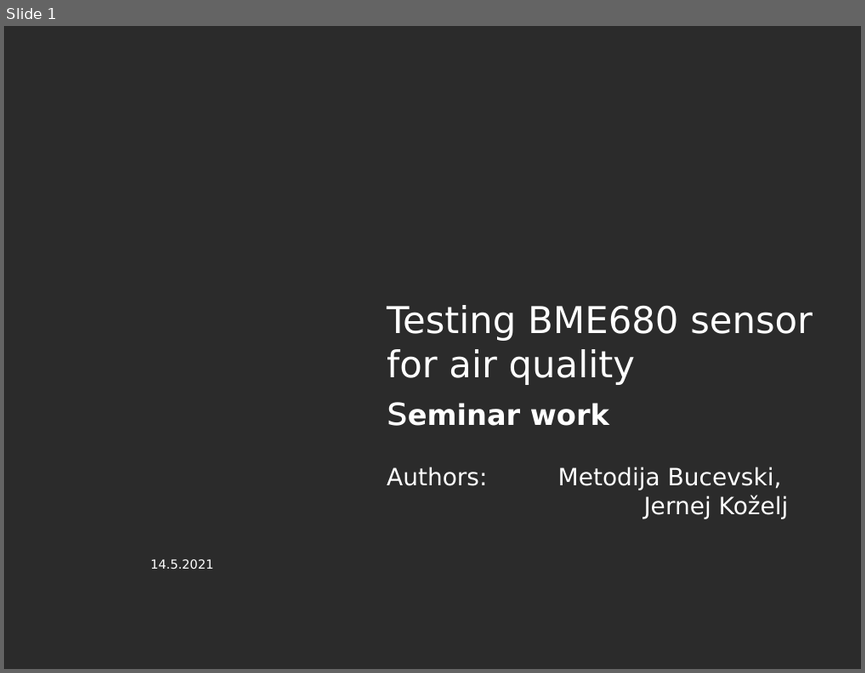
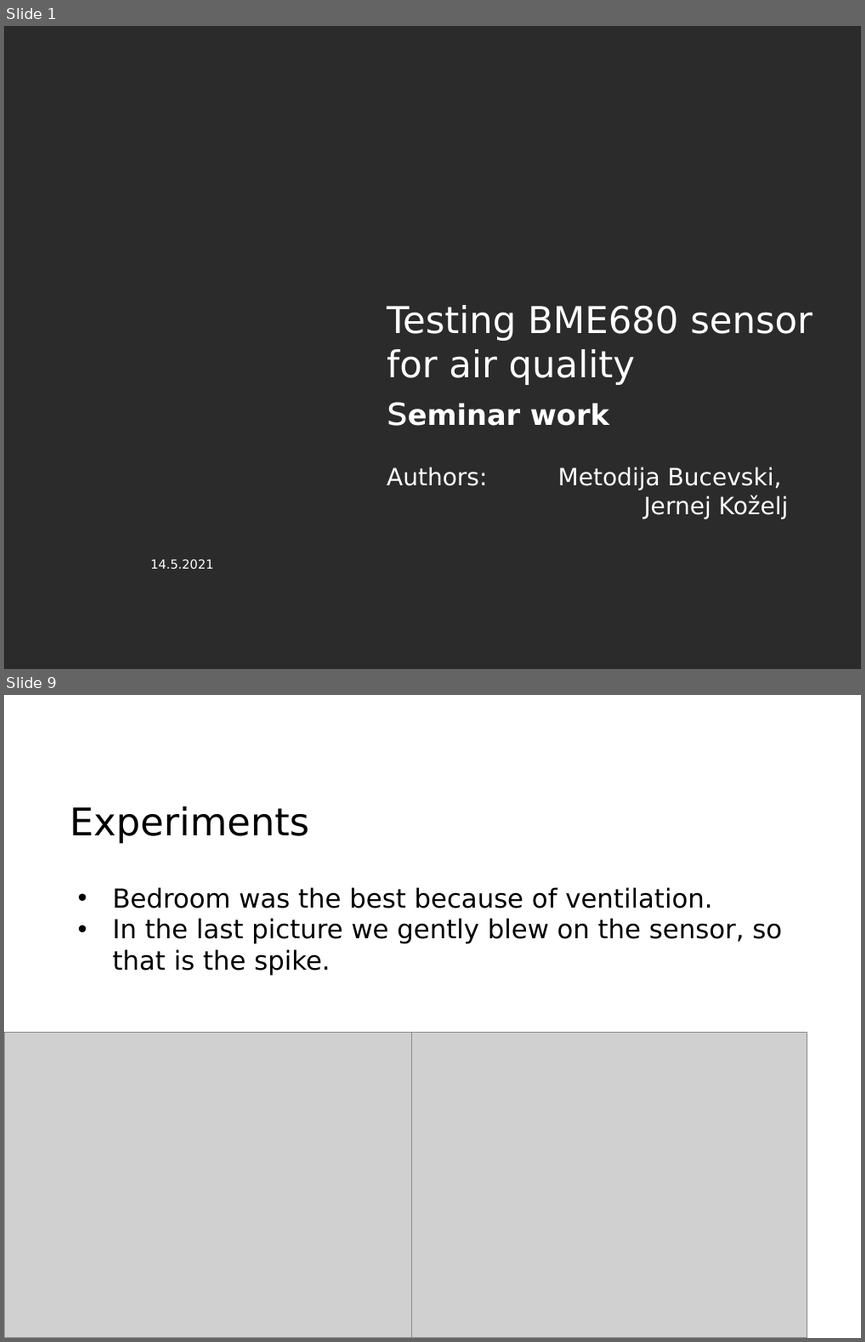
Before and after one commit to kozki/bso, a slide deck: BSO presentation.pptx. Shown one above the other, each under a label of ours: slide 1 before the commit, slides 1 and 9 after it; the slides between them are not shown. The pictures are 865x673 and 865x1342 pixels, drawn with LibreOffice and Linux fonts; fonts in the diff are those of the drawing; grey boxes stand for pictures; background and template pictures are left out; a plain dark background stands for a picture behind light text. Boxes give left, top, right and bottom in pixels: in the first picture for what was removed or moved away, otherwise in the second. Text is boxed around its words. In the diff, an @@ line names an element or a change of style, - is before the commit and + after.

```diff
--- a/BSO presentation.pptx
+++ b/BSO presentation.pptx
@@ slide 9 added at (4,695,861,1338), background picture (left out) @@
@@ title added at (69,806,309,844), 32 pt, text #000000 @@
+Experiments
@@ text added at (113,887,782,975), 22 pt, text #000000 @@
+• Bedroom was the best because of ventilation.
+• In the last picture we gently blew on the sensor, so that is the spike.
@@ picture added at (4,1032,412,1338) @@
@@ picture added at (399,1032,806,1338) @@
@@ page number added at (806,1287,854,1324), 10 pt, text #FFFFFF @@
+9
```
Also in this commit, not shown: 5 slides changed, 3 other slides added, 1 slide removed.
